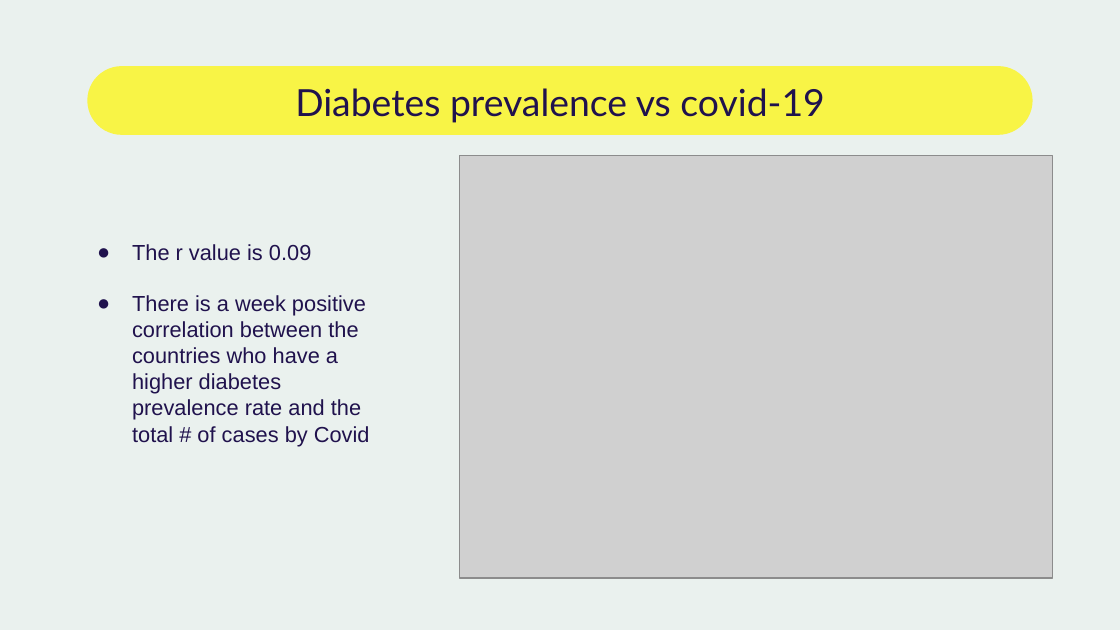
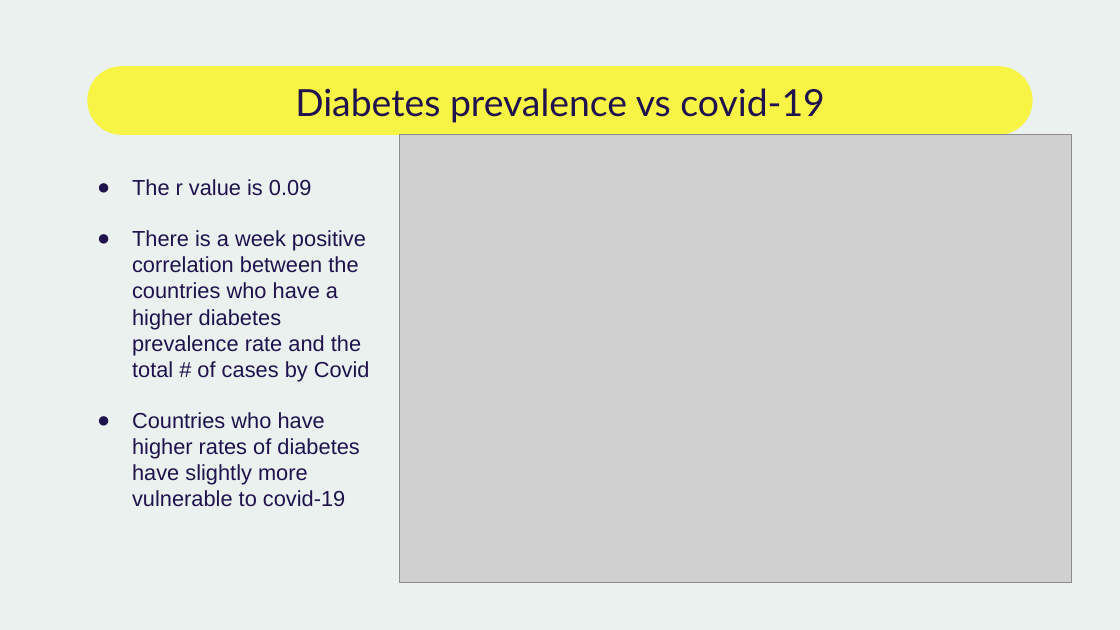
Before and after one commit to jjjdewan/ucb-data-visualization-msgrp-project1-covid-19, a slide deck: slide 12 of presentation_covid19.pptx (slide 11 before the commit). Drawn at 1120x630 pixels with LibreOffice and Linux fonts; fonts in the diff are those of the drawing; grey boxes stand for pictures. Boxes give left, top, right and bottom in pixels: in the first picture for what was removed or moved away, otherwise in the second. Text is boxed around its words. In the diff, an @@ line names an element or a change of style, - is before the commit and + after.

```diff
--- a/presentation_covid19.pptx
+++ b/presentation_covid19.pptx
@@ picture: place and size @@
-picture at <box>459,156,1052,578</box>
+picture at <box>400,134,1072,582</box>
@@ text at <box>132,412,359,507</box>: paragraph added @@
+● Countries who have higher rates of diabetes have slightly more vulnerable to covid-19
```
Also in this commit, not shown: 5 other slides changed, 1 slide added, 1 slide removed, 1 other file.
